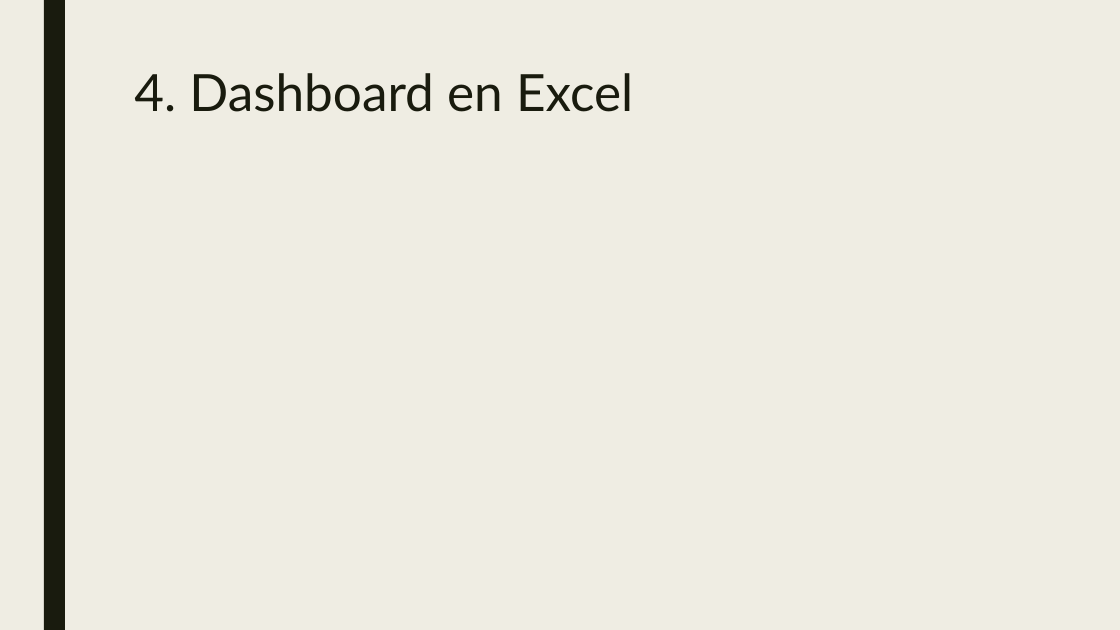
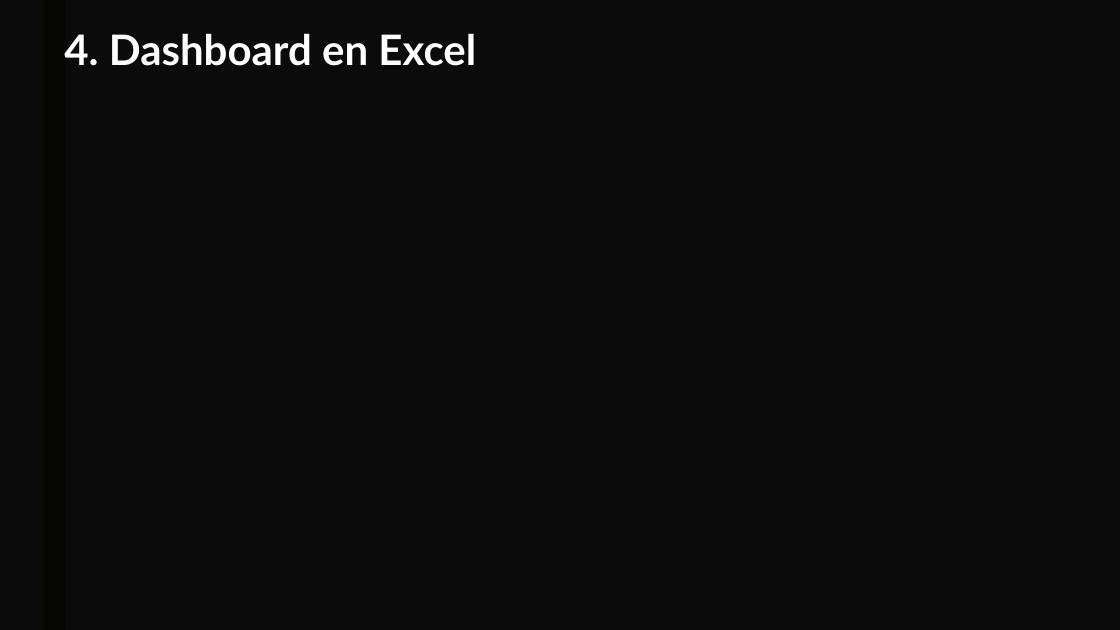
Before and after one commit to Onmyblasi/-automatizacion_mysql_python_excel_grupo1_individual, a slide deck: slide 5 of presentacion_automatizacion_mysql_python_excel.pptx. Drawn at 1120x630 pixels with LibreOffice and Linux fonts; fonts in the diff are those of the drawing; background and template pictures are left out; a plain dark background stands for a picture behind light text. Boxes give left, top, right and bottom in pixels: in the first picture for what was removed or moved away, otherwise in the second. Text is boxed around its words. In the diff, an @@ line names an element or a change of style, - is before the commit and + after.

```diff
--- a/presentacion_automatizacion_mysql_python_excel.pptx
+++ b/presentacion_automatizacion_mysql_python_excel.pptx
@@ background #EFEDE3 to picture (left out) @@
@@ rectangle added at box(0, 0, 1120, 630), fill #000000 at 73% opacity @@
@@ title "4. Dashboard en Excel": place and size @@
-title "4. Dashboard en Excel" at box(134, 73, 633, 112)
+title "4. Dashboard en Excel" at box(64, 33, 476, 66)
@@ title "4. Dashboard en Excel" at box(64, 33, 476, 66): size 44 to 36 pt, text colour #191B0E to #FFFFFF, bold on @@
```
Also in this commit, not shown: 3 other slides changed.
